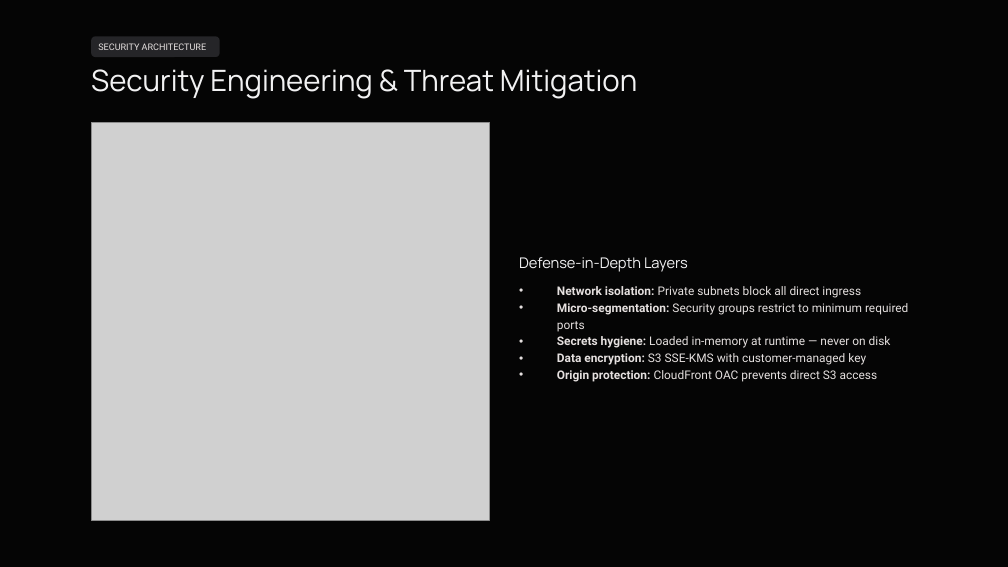
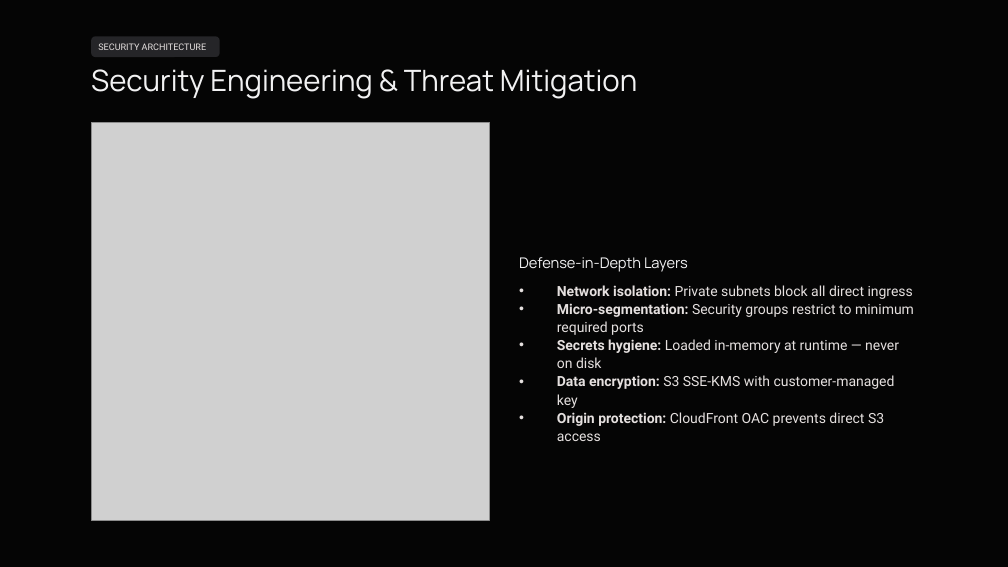
Before and after one commit to rnld101/patient-mngt-v2, a slide deck: slide 11 of docs/presentation/Infrastructure-and-Terraform-Architecture-Review.pptx. Drawn at 1008x567 pixels with LibreOffice and Linux fonts; fonts in the diff are those of the drawing; grey boxes stand for pictures; background and template pictures are left out. Boxes give left, top, right and bottom in pixels: in the first picture for what was removed or moved away, otherwise in the second. Text is boxed around its words. In the diff, an @@ line names an element or a change of style, - is before the commit and + after.

```diff
--- a/docs/presentation/Infrastructure-and-Terraform-Architecture-Review.pptx
+++ b/docs/presentation/Infrastructure-and-Terraform-Architecture-Review.pptx
@@ text "Network isolation: Private subnets block ..." at [557, 285, 914, 426]: size 8.5 to 10 pt; line spacing 1.18 to 1.08 @@
```
Also in this commit, not shown: 3 other slides changed.
